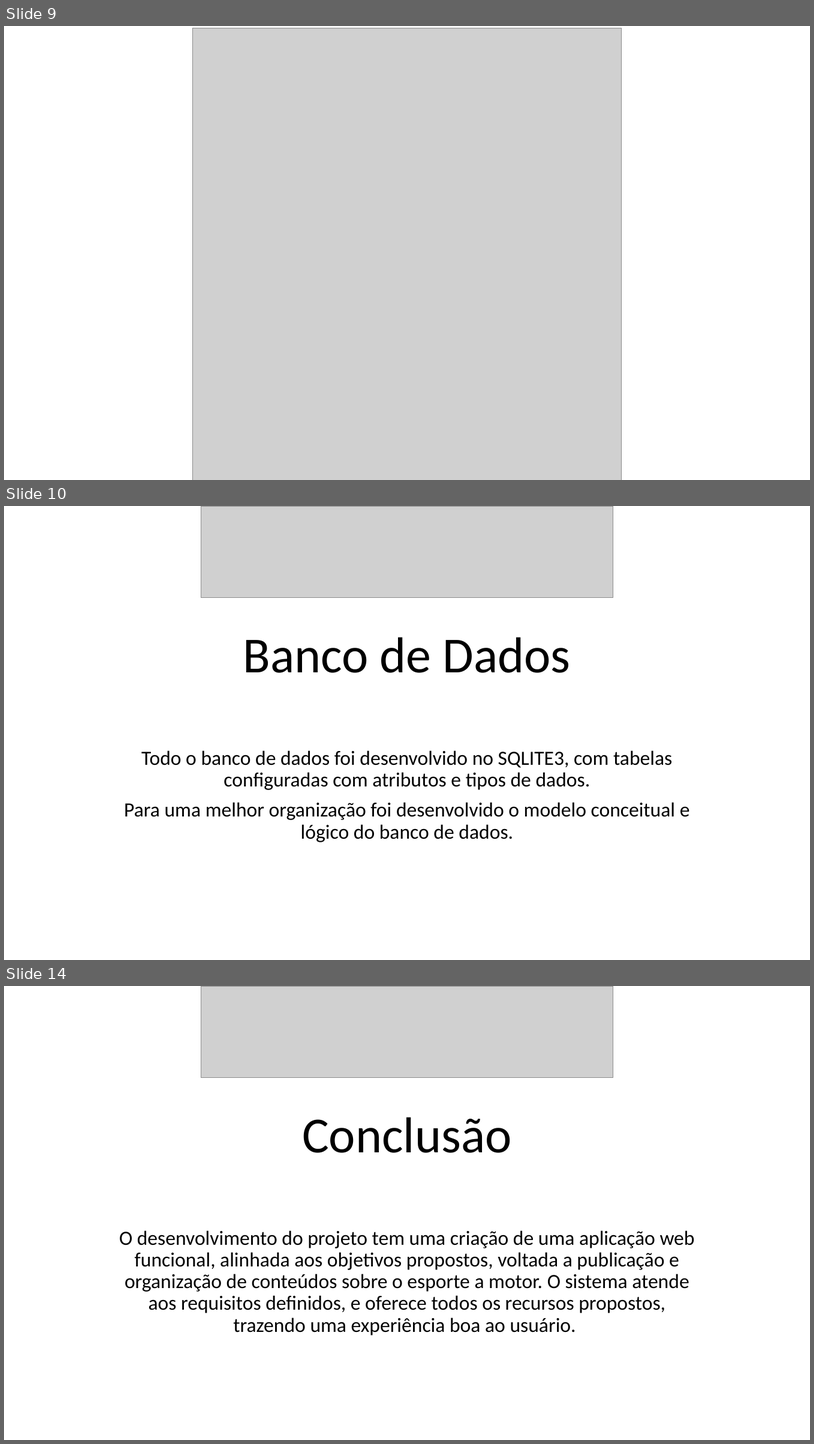
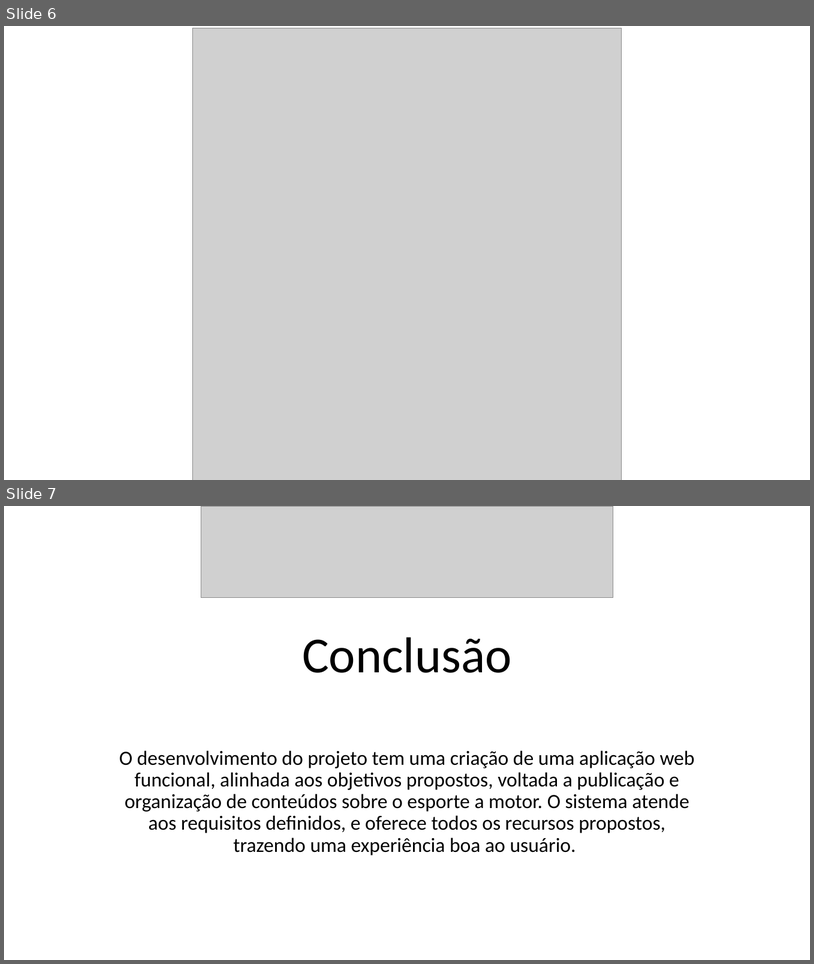
Before and after one commit to felipe-remus/Blog-Race, a slide deck: Documentação/Apresentação PI.pptx. Shown one above the other, each under a label of ours: slides 9, 10 and 14 before the commit, slides 6 and 7 after it; the slides between them are not shown. The pictures are 814x1444 and 814x964 pixels, drawn with LibreOffice and Linux fonts; fonts in the diff are those of the drawing; grey boxes stand for pictures. Boxes give left, top, right and bottom in pixels: in the first picture for what was removed or moved away, otherwise in the second. Text is boxed around its words. In the diff, an @@ line names an element or a change of style, - is before the commit and + after.

```diff
--- a/Documentação/Apresentação PI.pptx
+++ b/Documentação/Apresentação PI.pptx
@@ slide 10 removed at <box>4,506,810,960</box>, background #FFFFFF @@
@@ picture removed at <box>201,506,613,597</box> @@
@@ title removed at <box>243,637,571,673</box> @@
-Banco de Dados
@@ subtitle removed at <box>124,750,690,842</box> @@
-Todo o banco de dados foi desenvolvido no SQLITE3, com tabelas configuradas com atributos e tipos de dados.
-Para uma melhor organização foi desenvolvido o modelo conceitual e lógico do banco de dados.
@@ what was slide 9 is now slide 6 @@
@@ what was slide 14 is now slide 7 @@
```
Also in this commit, not shown: 1 slide changed, 6 other slides removed, 1 other file.
